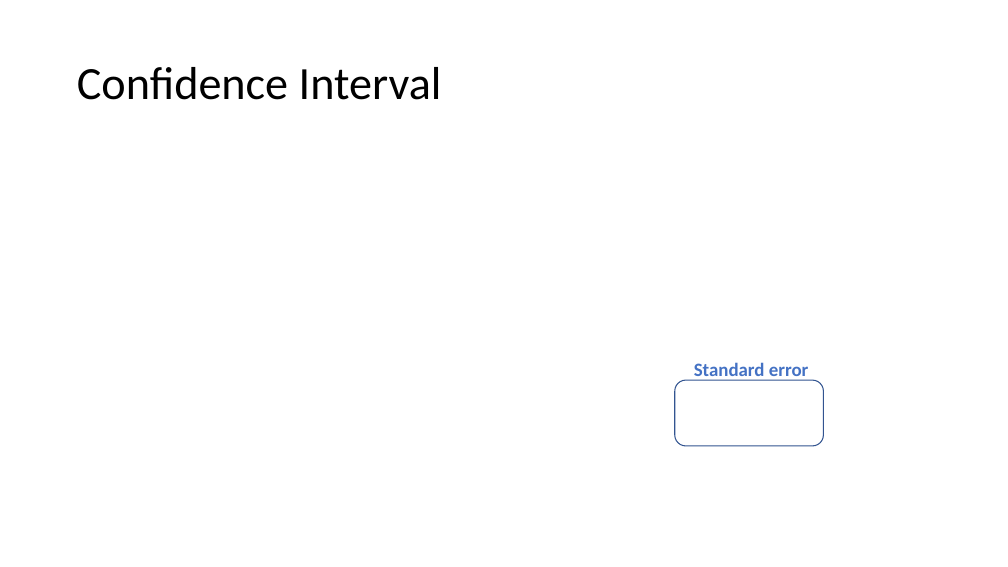
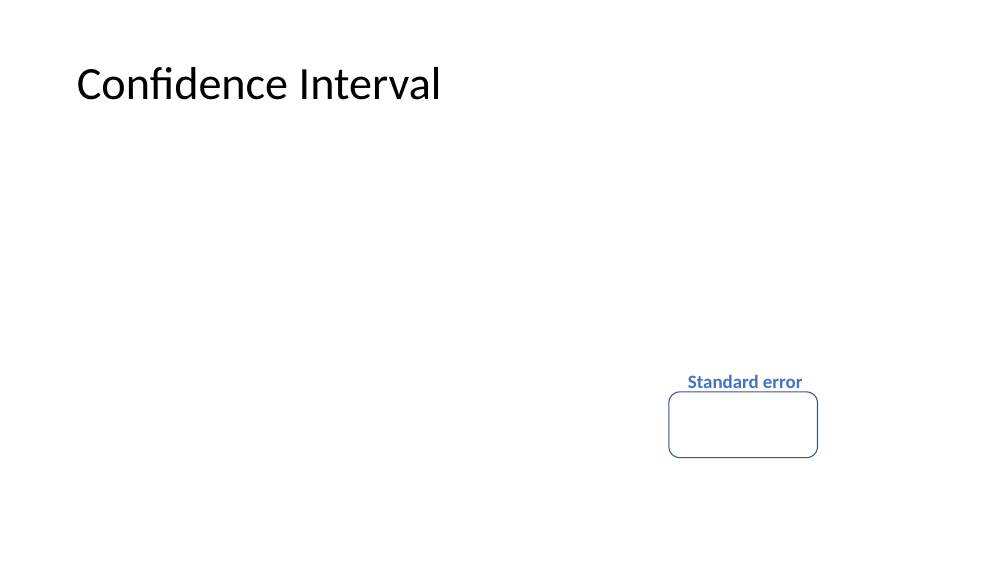
Before and after one commit to stanford-msande228/winter24, a slide deck: slide 26 of assets/presentations/MSANDE228_Lecture2_Causality_via_Experiments.pptx (slide 21 before the commit). Drawn at 1008x567 pixels with LibreOffice and Linux fonts; fonts in the diff are those of the drawing; grey boxes stand for pictures. Boxes give left, top, right and bottom in pixels: in the first picture for what was removed or moved away, otherwise in the second. Text is boxed around its words. In the diff, an @@ line names an element or a change of style, - is before the commit and + after.

```diff
--- a/assets/presentations/MSANDE228_Lecture2_Causality_via_Experiments.pptx
+++ b/assets/presentations/MSANDE228_Lecture2_Causality_via_Experiments.pptx
@@ text "Standard error": place and size @@
-text "Standard error" at <box>694,362,809,381</box>
+text "Standard error" at <box>688,374,803,393</box>
@@ rounded rectangle: place and size @@
-rounded rectangle at <box>675,380,824,446</box>
+rounded rectangle at <box>669,392,818,457</box>
```
Also in this commit, not shown: 3 other slides changed, 1 other file.
